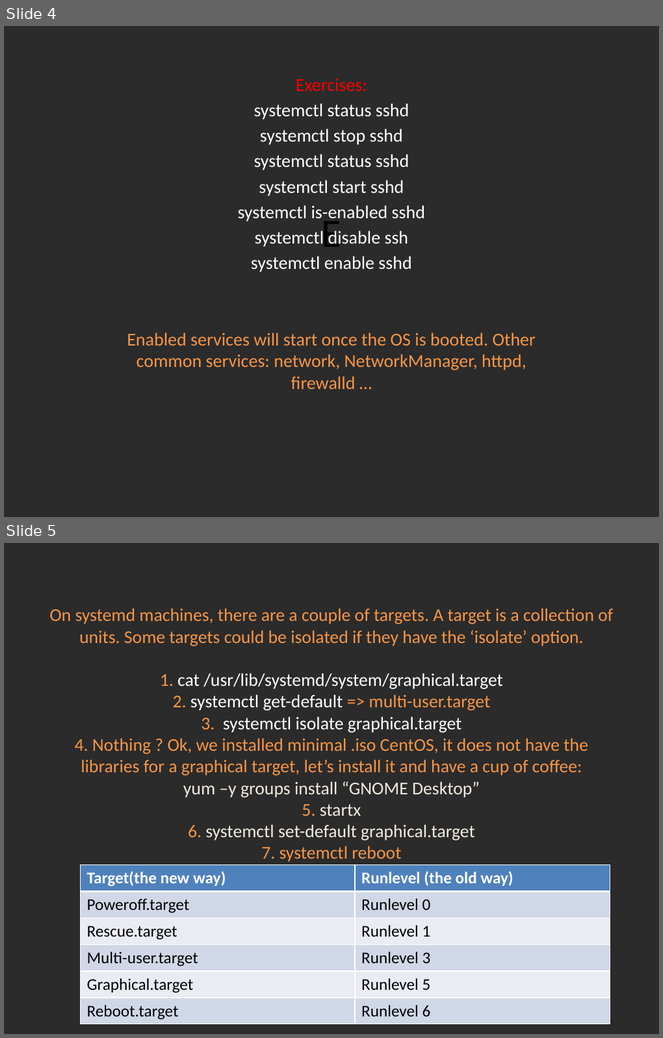
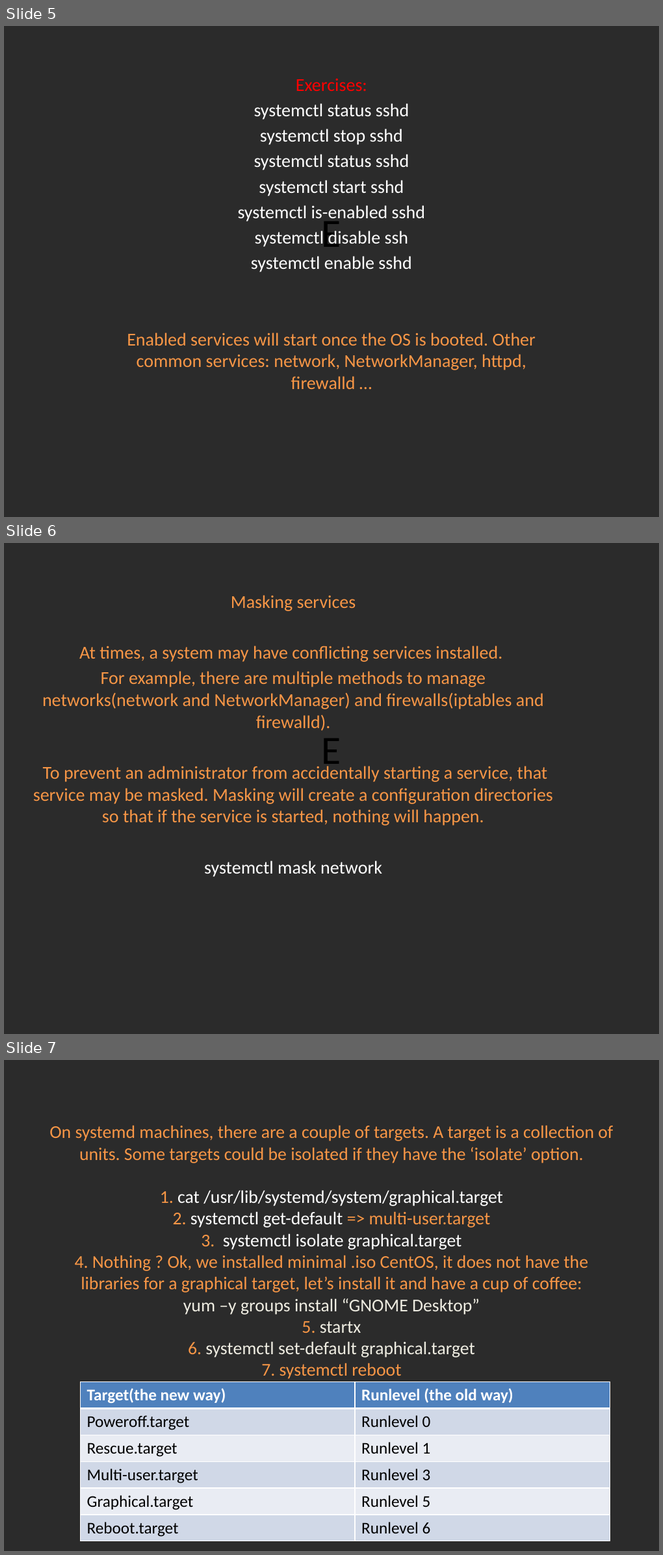
Before and after one commit to Academy-Soft-Intellect/Linux-Course, a slide deck: 10.SystemD_And_TheBootProcedure/10-SystemDAndTheBootProcedure.pptx. Shown one above the other, each under a label of ours: slides 4 and 5 before the commit, slides 5, 6 and 7 after it. The pictures are 663x1038 and 663x1555 pixels, drawn with LibreOffice and Linux fonts; fonts in the diff are those of the drawing; background and template pictures are left out; a plain dark background stands for a picture behind light text. Boxes give left, top, right and bottom in pixels: in the first picture for what was removed or moved away, otherwise in the second. Text is boxed around its words. In the diff, an @@ line names an element or a change of style, - is before the commit and + after.

Commit message:
Systemd and processes.

```diff
--- a/10.SystemD_And_TheBootProcedure/10-SystemDAndTheBootProcedure.pptx
+++ b/10.SystemD_And_TheBootProcedure/10-SystemDAndTheBootProcedure.pptx
@@ slide 6 added at (4,543,659,1034), background picture (left out) @@
@@ subtitle added at (33,595,553,877), 20 pt, text #F79646 @@
+Masking services
+At times, a system may have conflicting services installed.
+For example, there are multiple methods to manage networks(network and NetworkManager) and firewalls(iptables and firewalld).
+To prevent an administrator from accidentally starting a service, that service may be masked. Masking will create a configuration directories so that if the service is started, nothing will happen.
+systemctl mask network
@@ title added at (322,739,341,774), 44 pt, text #000000 @@
+E
@@ what was slide 4 is now slide 5 @@
@@ what was slide 5 is now slide 7 @@
```
Also in this commit, not shown: 2 slides changed, 1 other slide added, 1 other file.
